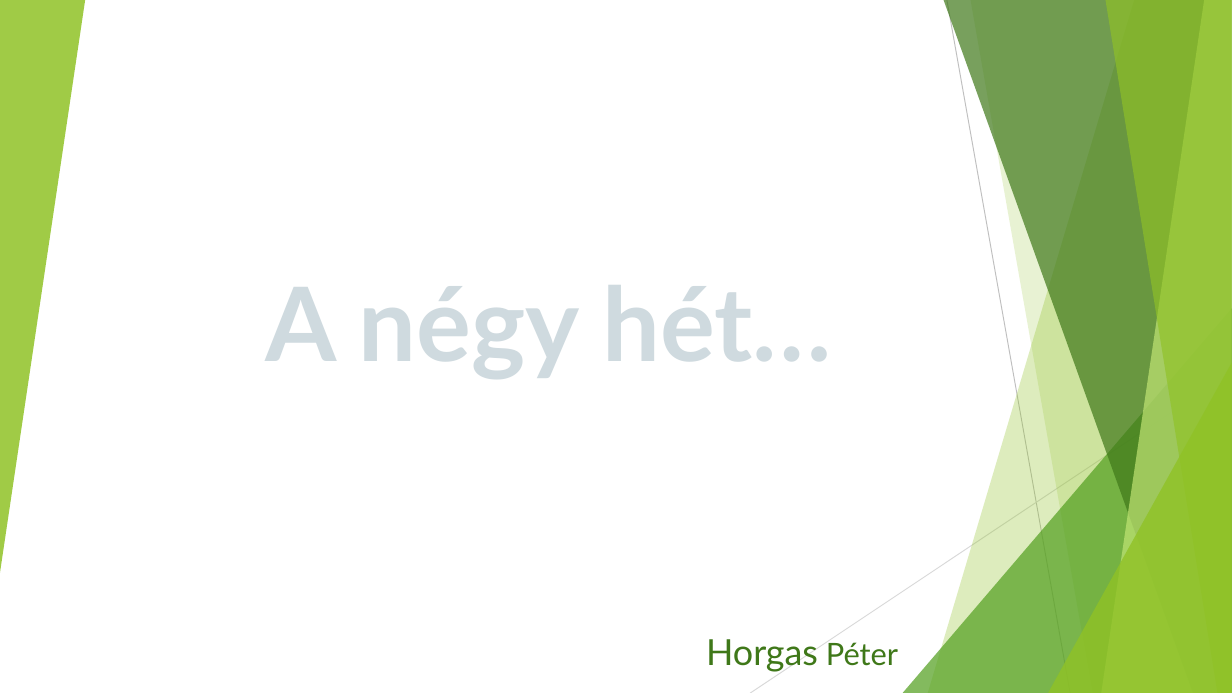
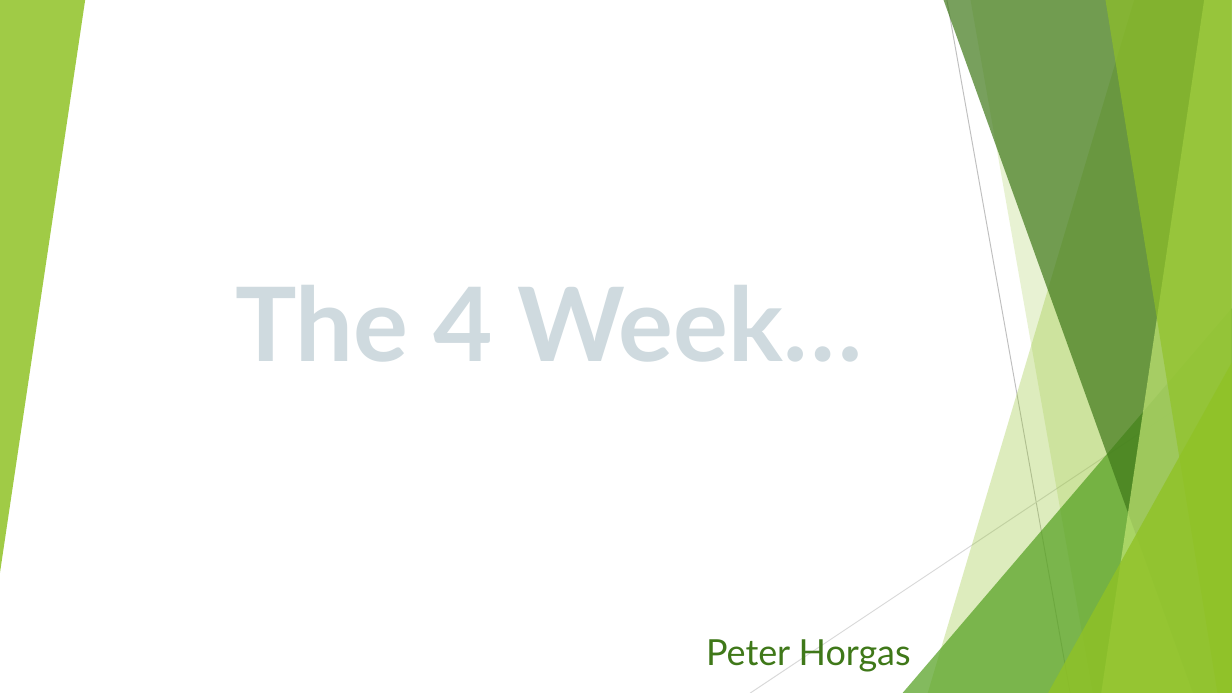
Before and after one commit to green-fox-academy/horgasz5, a slide deck: slide 1 of week-04/day-05/Demo4.pptx. Drawn at 1232x693 pixels with LibreOffice and Linux fonts; fonts in the diff are those of the drawing. Boxes give left, top, right and bottom in pixels: in the first picture for what was removed or moved away, otherwise in the second. Text is boxed around its words. In the diff, an @@ line names an element or a change of style, - is before the commit and + after.

```diff
--- a/week-04/day-05/Demo4.pptx
+++ b/week-04/day-05/Demo4.pptx
@@ text at [235,285,862,361]: text changed @@
-A négy hét…
+The 4 Week…
@@ text at [706,639,911,672]: text changed @@
-Horgas Péter
+Peter Horgas
```
Also in this commit, not shown: 4 other slides changed, 26 other files.
